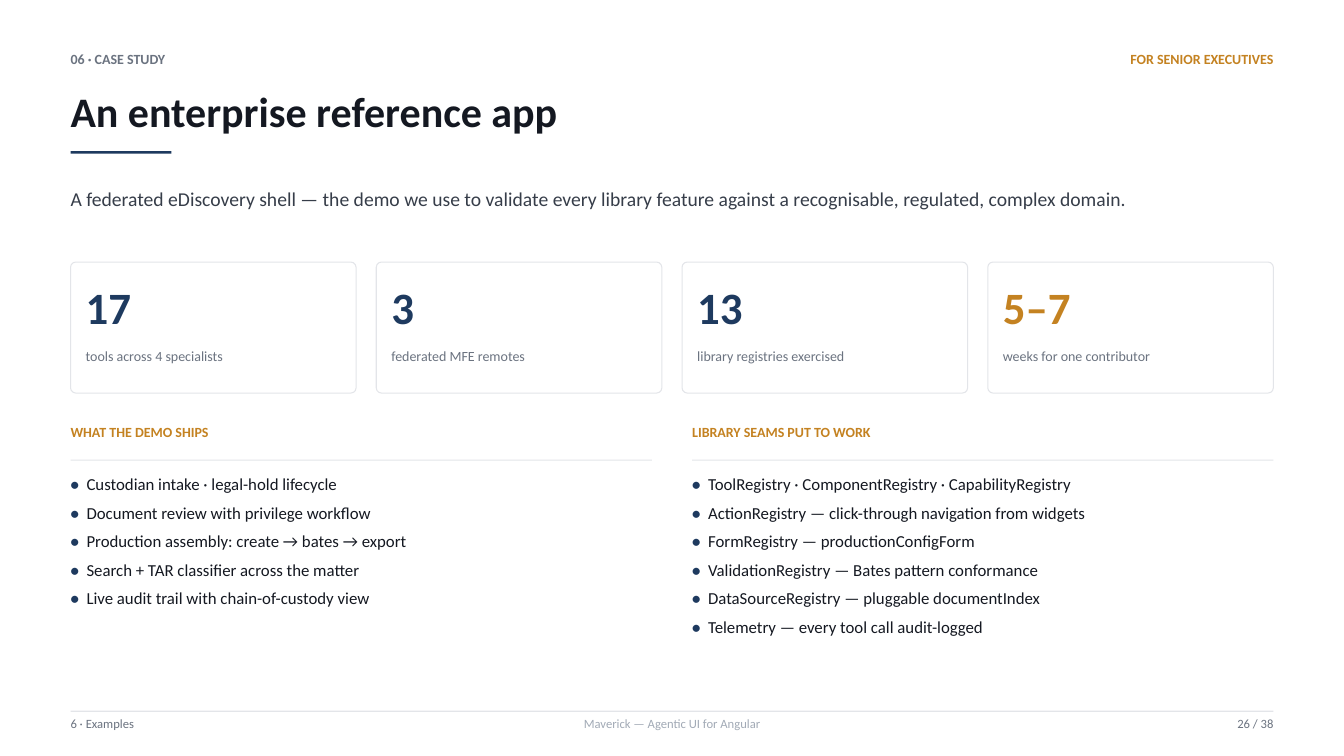
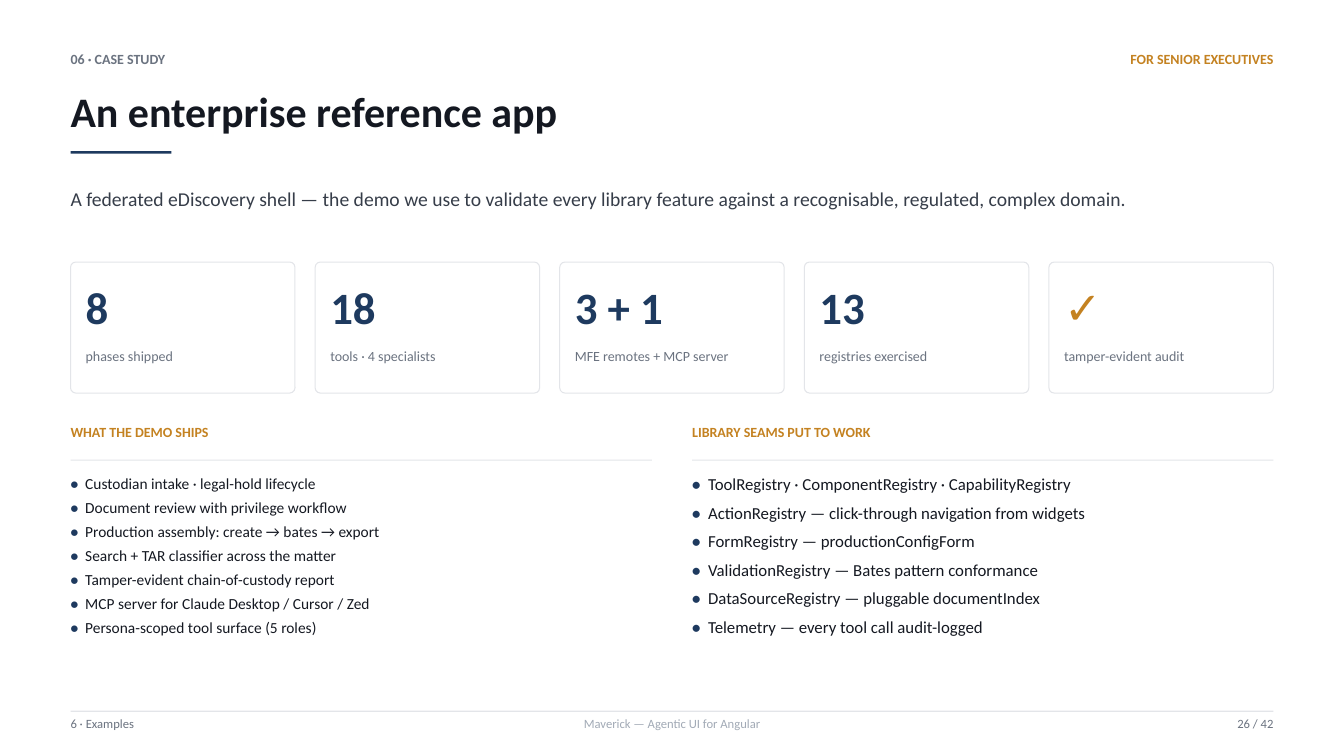
Before and after one commit to sahassakhare/agentic-ui, a slide deck: slide 26 of docs/decks/agentic-ui-overview.pptx. Drawn at 1344x756 pixels with LibreOffice and Linux fonts; fonts in the diff are those of the drawing. Boxes give left, top, right and bottom in pixels: in the first picture for what was removed or moved away, otherwise in the second. Text is boxed around its words. In the diff, an @@ line names an element or a change of style, - is before the commit and + after.

```diff
--- a/docs/decks/agentic-ui-overview.pptx
+++ b/docs/decks/agentic-ui-overview.pptx
@@ rounded rectangle: place and size @@
-rounded rectangle at <box>71,262,356,393</box>
+rounded rectangle at <box>71,262,295,393</box>
@@ rounded rectangle: place and size @@
-rounded rectangle at <box>376,262,661,393</box>
+rounded rectangle at <box>316,262,540,393</box>
@@ rounded rectangle added at <box>560,262,784,393</box>, fill #FFFFFF, outline #E3E5E9 0.75 pt @@
@@ rounded rectangle: place and size @@
-rounded rectangle at <box>683,262,968,393</box>
+rounded rectangle at <box>805,262,1029,393</box>
@@ rounded rectangle: place and size @@
-rounded rectangle at <box>988,262,1273,393</box>
+rounded rectangle at <box>1050,262,1274,393</box>
@@ text removed at <box>86,295,131,324</box> @@
-17
@@ text added at <box>86,293,109,325</box>, 32 pt, text #1E3A5F, bold @@
+8
@@ text added at <box>330,293,375,325</box>, 32 pt, text #1E3A5F, bold @@
+18
@@ text at <box>575,294,663,325</box>: text changed @@
-3
+3 + 1
@@ text "13": place and size @@
-text "13" at <box>697,294,742,325</box>
+text "13" at <box>819,294,864,325</box>
@@ text removed at <box>1003,295,1071,325</box> @@
-5–7
@@ text added at <box>1065,280,1259,351</box>, 32 pt, text #C48221, bold @@
+✓
@@ text added at <box>86,351,173,363</box>, 10 pt, text #6B7380 @@
+phases shipped
@@ text at <box>330,351,435,363</box>: text changed @@
-tools across 4 specialists
+tools · 4 specialists
@@ text at <box>575,352,728,361</box>: text changed @@
-federated MFE remotes
+MFE remotes + MCP server
@@ text at <box>819,351,927,364</box>: text changed @@
-library registries exercised
+registries exercised
@@ text removed at <box>1003,351,1150,361</box> @@
-weeks for one contributor
@@ text added at <box>1064,351,1184,363</box>, 10 pt, text #6B7380 @@
+tamper-evident audit
@@ text at <box>85,478,380,561</box>: size 12 to 11 pt in "• Custodian intake · legal-hold lifecycle", "• Document review with privilege workflow", "• Production assembly: create → bates → ...", "• Search + TAR classifier across the ..."; less space between paragraphs @@
@@ text at <box>85,574,370,636</box>: text changed; size 12 to 11 pt @@
-• Live audit trail with chain-of-custody view
+• Tamper-evident chain-of-custody report
+• MCP server for Claude Desktop / Cursor / Zed
+• Persona-scoped tool surface (5 roles)
@@ text at <box>1237,719,1274,728</box>: text changed @@
-26 / 38
+26 / 42
```
Also in this commit, not shown: 34 other slides changed, 5 slides added, 1 slide removed, 1 other file.
